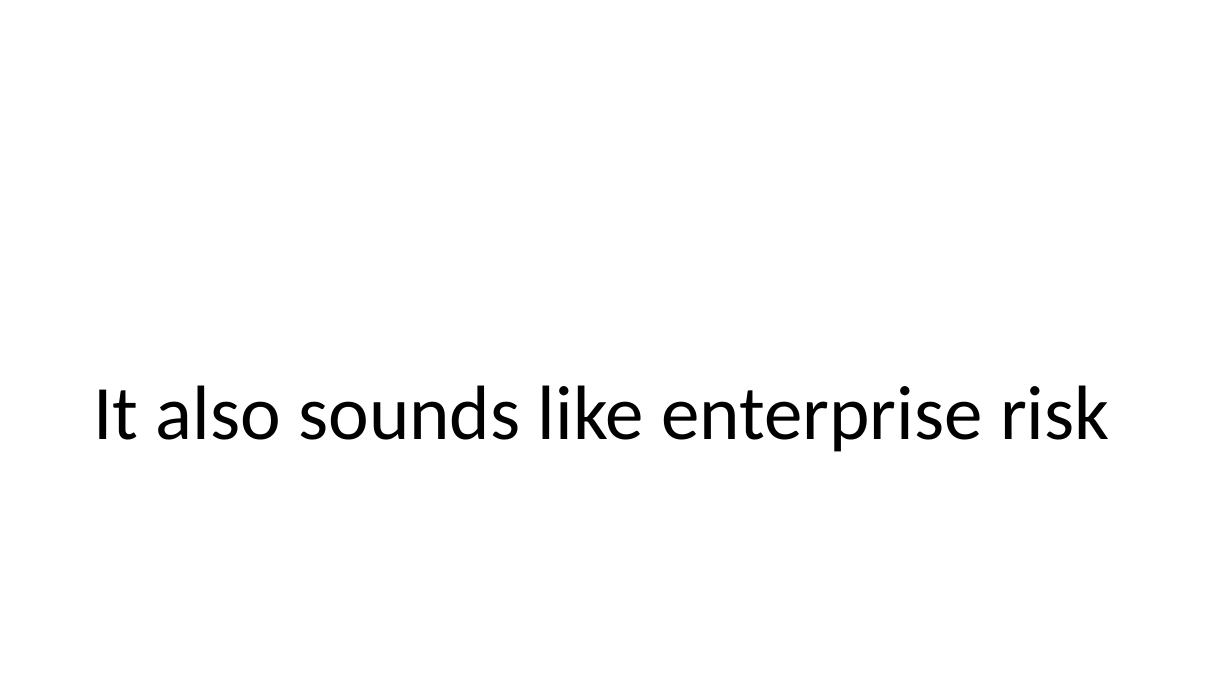
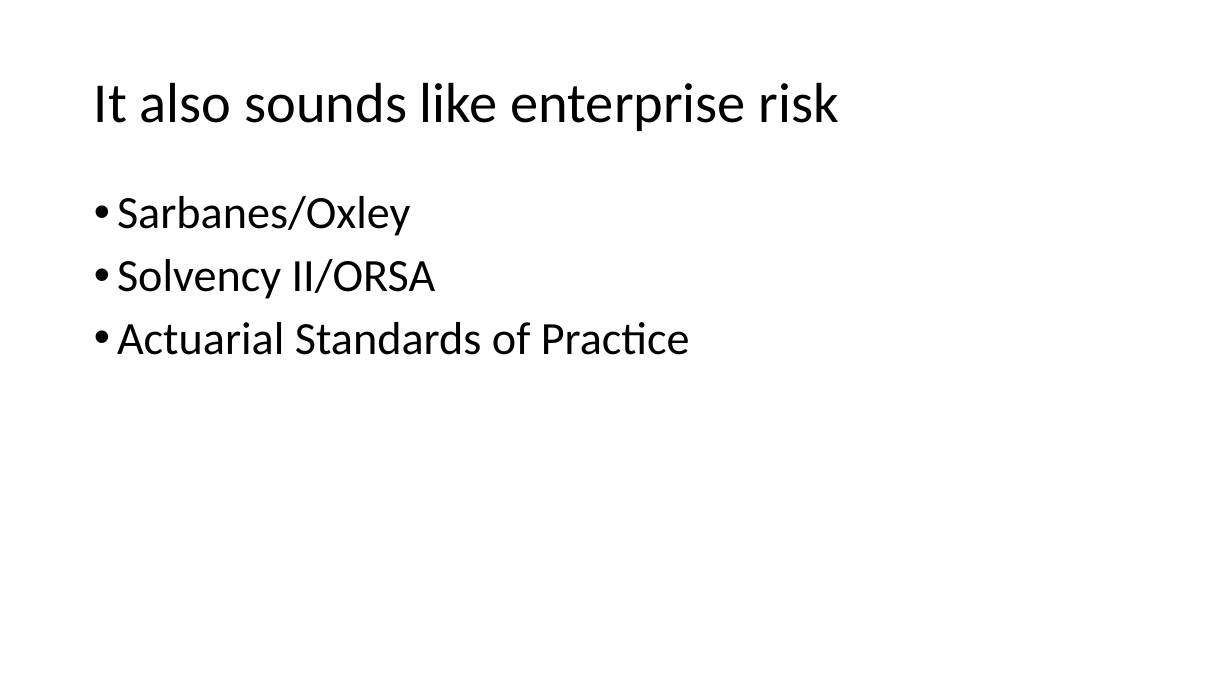
Before and after one commit to PirateGrunt/CLRS2015, a slide deck: slide 7 of 2015_CLRS.pptx. Drawn at 1232x693 pixels with LibreOffice and Linux fonts; fonts in the diff are those of the drawing. Boxes give left, top, right and bottom in pixels: in the first picture for what was removed or moved away, otherwise in the second. Text is boxed around its words. In the diff, an @@ line names an element or a change of style, - is before the commit and + after.

```diff
--- a/2015_CLRS.pptx
+++ b/2015_CLRS.pptx
@@ title "It also sounds like enterprise ...": place and size @@
-title "It also sounds like enterprise ..." at [93,385,1110,452]
+title "It also sounds like enterprise ..." at [94,82,839,131]
@@ title "It also sounds like enterprise ..." at [94,82,839,131]: size 60 to 44 pt; vertical alignment bottom to middle @@
@@ text added at [117,196,690,355], 36 pt, text #000000 @@
+• Sarbanes/Oxley
+• Solvency II/ORSA
+• Actuarial Standards of Practice
```
Also in this commit, not shown: 5 other slides changed.
